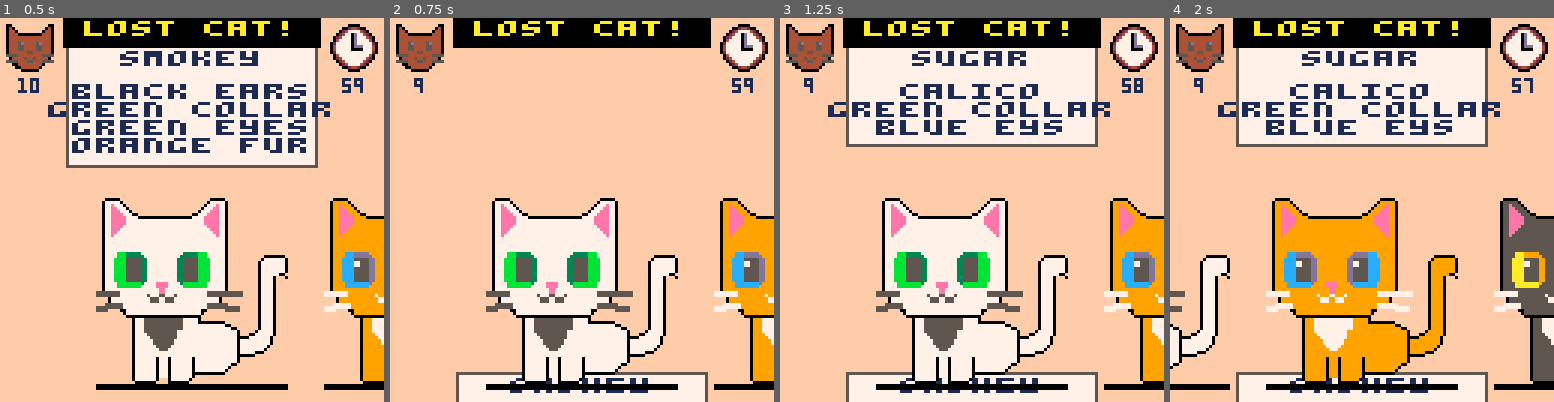
Above: before the commit, frames 1-4 (left to right).
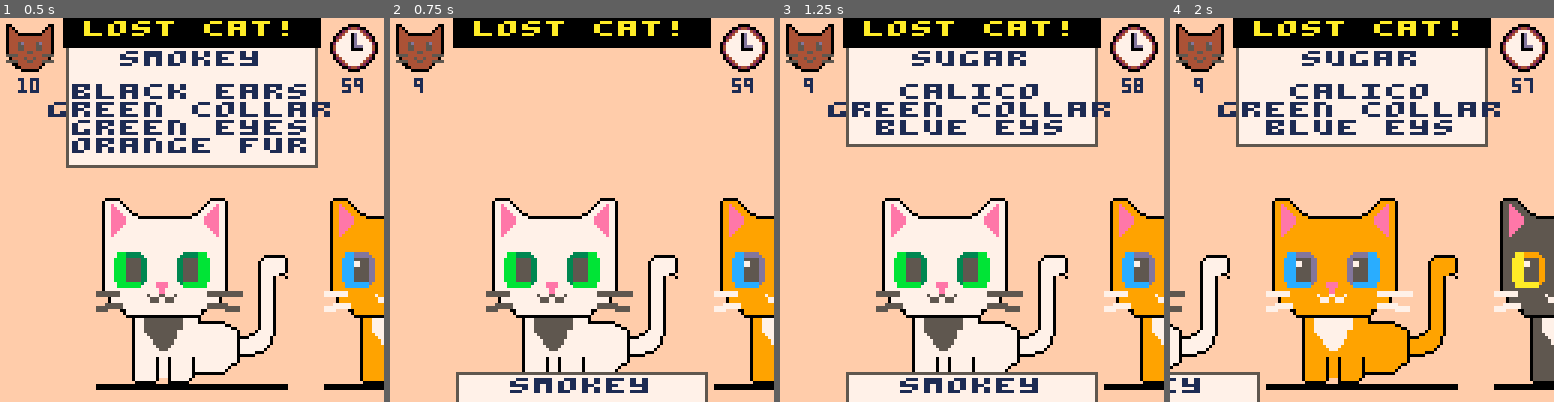
Above: after the commit, the same moments.

Repository: pcal43/pico8-papurrs-please
Game: PICO-8 cartridge pico8-home/carts/lost-cats.p8
Two runs of this game, one before a commit and one after it. Both use one fixed random seed, a clock stepped at 60 frames per second and the inputs below.
Inputs:
- Up to frame 1 (0.5 s): no input
- Up to frame 2 (0.75 s): tap O (Z key) at 0.7 s
- Up to frame 3 (1.25 s): no input
- Up to frame 4 (2 s): hold Right from 1.6 s (still down); tap O (Z key) at 1.7 s

Frame 1 is identical in both runs. In frame 2, 1.2% of the frame differs, in the area x 25-75%, y 92-97%; in frame 3, 1.2%; in frame 4, 4.8%, in the area x 0-83%, y 92-100%.

Commit message:
checkpoint

Diff:
--- a/pico8-home/carts/src/Cat.lua
+++ b/pico8-home/carts/src/Cat.lua
@@ -1,6 +1,3 @@
-
-
-
 CatTemplate = {}
 CatTemplate.new = function(spriteId)
     local self = {}
@@ -42,10 +39,10 @@
 
     function self.draw(x, y)
         requireNonNil(traits)
+        self.catTemplate.draw(x, y, traits)
         if self.poster then
-            self.poster.draw(self.posterY)
+            self.poster.draw(x, self.posterY)
         end
-        self.catTemplate.draw(x, y, traits)
     end
 
     return self
--- a/pico8-home/carts/src/GameScreen.lua
+++ b/pico8-home/carts/src/GameScreen.lua
@@ -33,7 +33,7 @@
         cls(15) -- offwhite background
 
         -- draw poster at the top
-        self.posters[1].draw(self.posterY)
+        self.posters[1].draw(SCREEN_WIDTH/2, self.posterY)
 
         local header_h = 9
         local header_w = 84
--- a/pico8-home/carts/src/Global.lua
+++ b/pico8-home/carts/src/Global.lua
@@ -1,8 +1,11 @@
+
+SCREEN_WIDTH = 128
 
 POSTER_TOP_DISPLAY_POS = 9
 POSTER_BOT_DISPLAY_POS = 118
 POSTER_NEW_DISPLAY_POS = -30
 POSTER_MOVE_SPEED = 4
+POSTER_WIDTH = 84
 
 TEXT_HEIGHT = 6
 TRAIT_SPACING = 1
--- a/pico8-home/carts/src/Poster.lua
+++ b/pico8-home/carts/src/Poster.lua
@@ -5,18 +5,20 @@
     self.traits = requireNonNil(traits)
 
 
-    function self.draw(y)
+    function self.draw(x, y)
+        x = x or 64 -- default to center if not provided
+        local poster_x = x - POSTER_WIDTH / 2
+
         local traitCount = #self.traits
         local posterHeight = 2 + TEXT_HEIGHT + (2 * TRAIT_SPACING) + (traitCount * (TEXT_HEIGHT + TRAIT_SPACING)) + 2
 
-        local rw = 84
-        local rx = (128 - rw) / 2
-        rectfill(rx, y, rx + rw - 1, y + posterHeight, 7) -- white
-        rect(rx, y, rx + rw - 1, y + posterHeight, 5) -- outline
+        local rx = poster_x
+        rectfill(rx, y, rx + POSTER_WIDTH - 1, y + posterHeight, 7) -- white
+        rect(rx, y, rx + POSTER_WIDTH - 1, y + posterHeight, 5) -- outline
 
         -- print name
         local name_w = #self.name * 8
-        local name_x = (128 - name_w) / 2
+        local name_x = poster_x + (POSTER_WIDTH - name_w) / 2
         local name_y = y + 2
         local wide_name = "\^w"..self.name
         print(wide_name, name_x, name_y, 1, true)
@@ -25,7 +27,7 @@
         local trait_line = 1
         for trait_key, trait_value in pairs(self.traits) do
             local trait_w = #trait_value.name * 8
-            local trait_x = (128 - trait_w) / 2
+            local trait_x = poster_x + (POSTER_WIDTH - trait_w) / 2
             local trait_y = y + 9 + ((trait_line - 1) * TEXT_HEIGHT) + 4
             local wide_trait = "\^w"..trait_value.name
             print(wide_trait, trait_x, trait_y, 1, true)
@@ -35,7 +37,6 @@
 
     return self
 end
-
 
 
 -- Returns a list of n Poster objects.  Every poster will be for a cat with a unique name.
